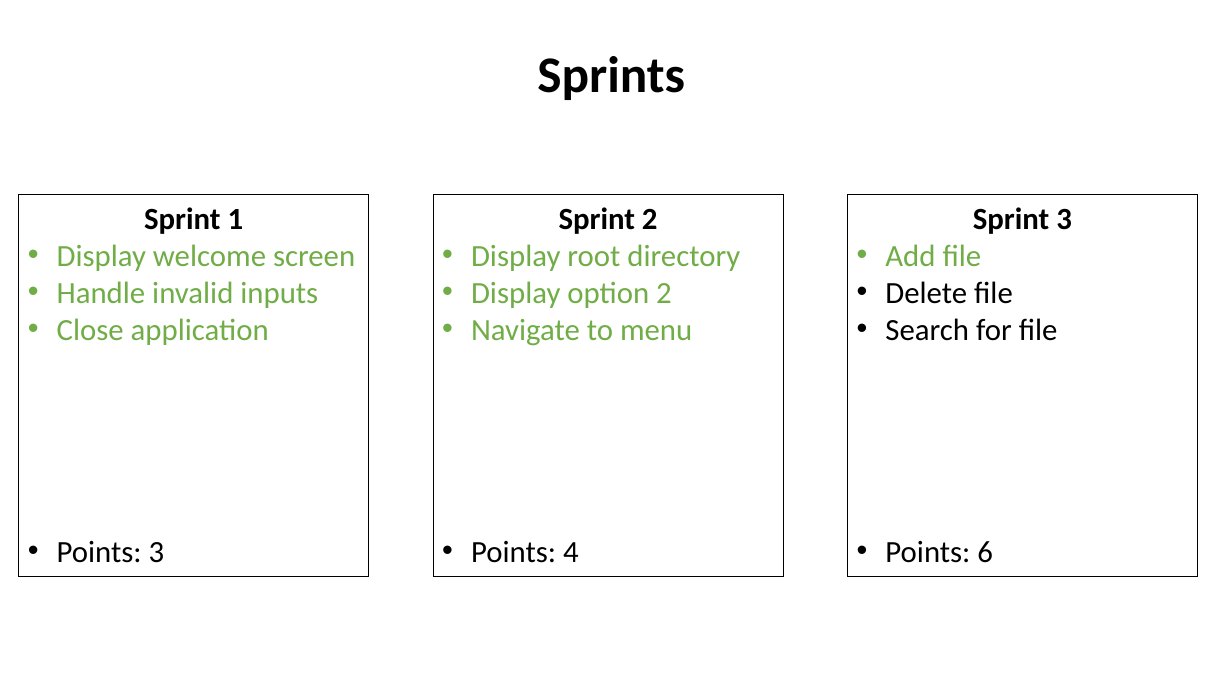
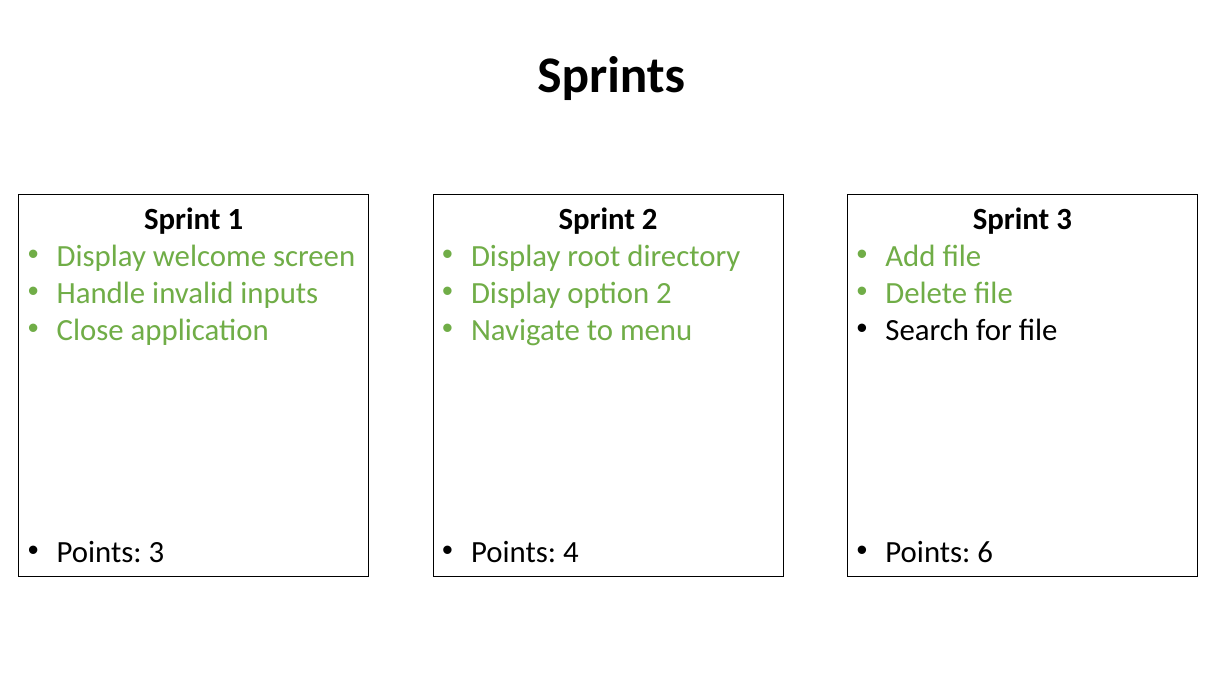
Before and after one commit to ScottWillmarth/PhaseEnd1, a slide deck: slide 12 of User stories.pptx. Drawn at 1232x693 pixels with LibreOffice and Linux fonts; fonts in the diff are those of the drawing. Boxes give left, top, right and bottom in pixels: in the first picture for what was removed or moved away, otherwise in the second. Text is boxed around its words. In the diff, an @@ line names an element or a change of style, - is before the commit and + after.

Commit message:
added a delete file method

```diff
--- a/User stories.pptx
+++ b/User stories.pptx
@@ text in rectangle at <box>885,281,1013,303</box>: text colour #000000 to #70AD47 in "Delete file" @@
```
Also in this commit, not shown: 2 other files.
